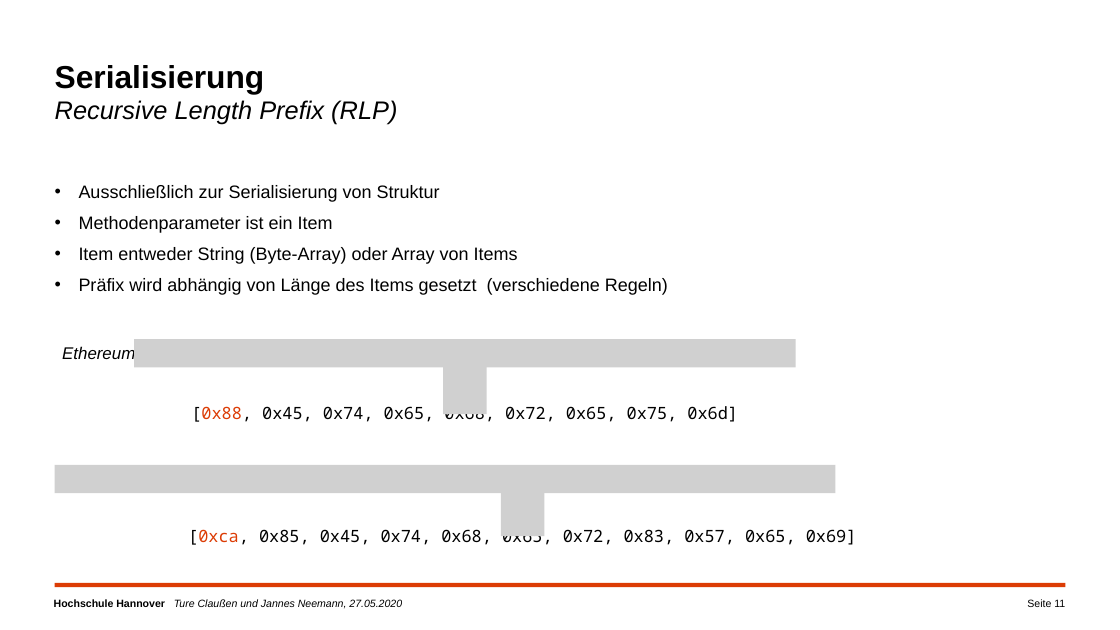
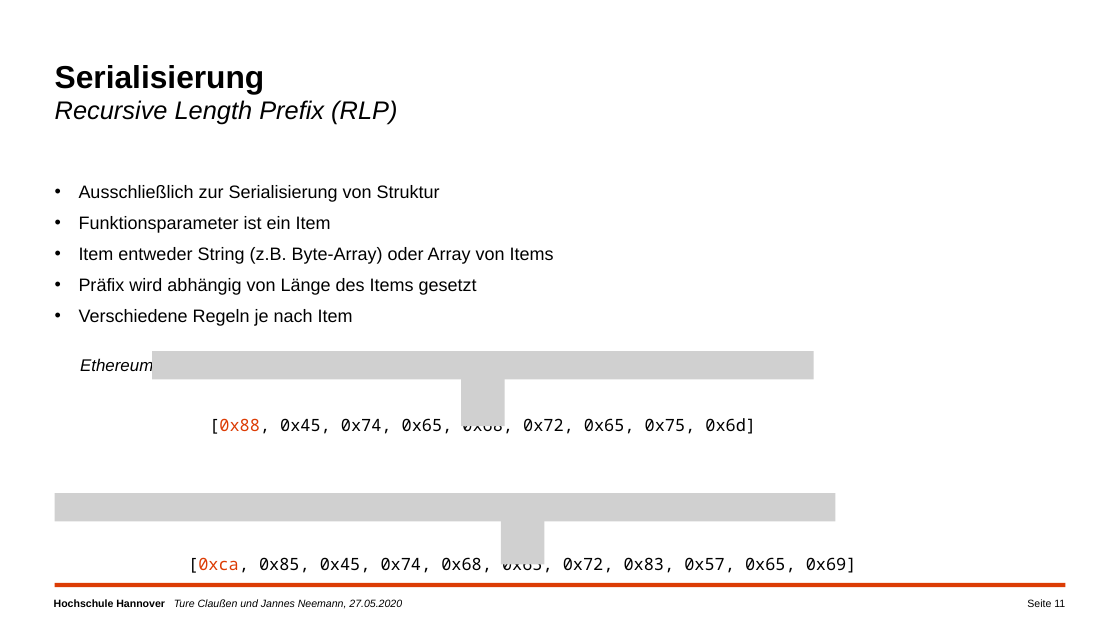
Before and after one commit to campfireman/SEM-ethereum-transactions, a slide deck: slide 11 of Ethereum_Präsentation_Jannes/Ethereum-Transaktionen.pptx. Drawn at 1120x630 pixels with LibreOffice and Linux fonts; fonts in the diff are those of the drawing; grey boxes stand for pictures; background and template pictures are left out. Boxes give left, top, right and bottom in pixels: in the first picture for what was removed or moved away, otherwise in the second. Text is boxed around its words. In the diff, an @@ line names an element or a change of style, - is before the commit and + after.

```diff
--- a/Ethereum_Präsentation_Jannes/Ethereum-Transaktionen.pptx
+++ b/Ethereum_Präsentation_Jannes/Ethereum-Transaktionen.pptx
@@ text at [79, 216, 554, 326]: text changed @@
-• Methodenparameter ist ein Item
-• Item entweder String (Byte-Array) oder Array von Items
-• Präfix wird abhängig von Länge des Items gesetzt (verschiedene Regeln)
+• Funktionsparameter ist ein Item
+• Item entweder String (z.B. Byte-Array) oder Array von Items
+• Präfix wird abhängig von Länge des Items gesetzt
+• Verschiedene Regeln je nach Item
@@ text "Ethereum =": place and size @@
-text "Ethereum =" at [62, 345, 135, 363]
+text "Ethereum =" at [80, 357, 153, 375]
@@ 2 pictures, 1 text: place and size @@
-2 pictures, 1 text at [134, 339, 796, 422]
+2 pictures, 1 text at [152, 351, 814, 434]
@@ picture removed at [55, 465, 836, 493] @@
@@ picture added at [55, 494, 836, 522] @@
@@ picture: place and size @@
-picture at [501, 487, 544, 536]
+picture at [501, 515, 544, 565]
@@ text "[0xca, 0x85, 0x45, 0x74, 0x68, ...": place and size @@
-text "[0xca, 0x85, 0x45, 0x74, 0x68, ..." at [188, 526, 857, 547]
+text "[0xca, 0x85, 0x45, 0x74, 0x68, ..." at [188, 554, 857, 575]
```
Also in this commit, not shown: 10 other slides changed, 2 slides added, 1 other file.
